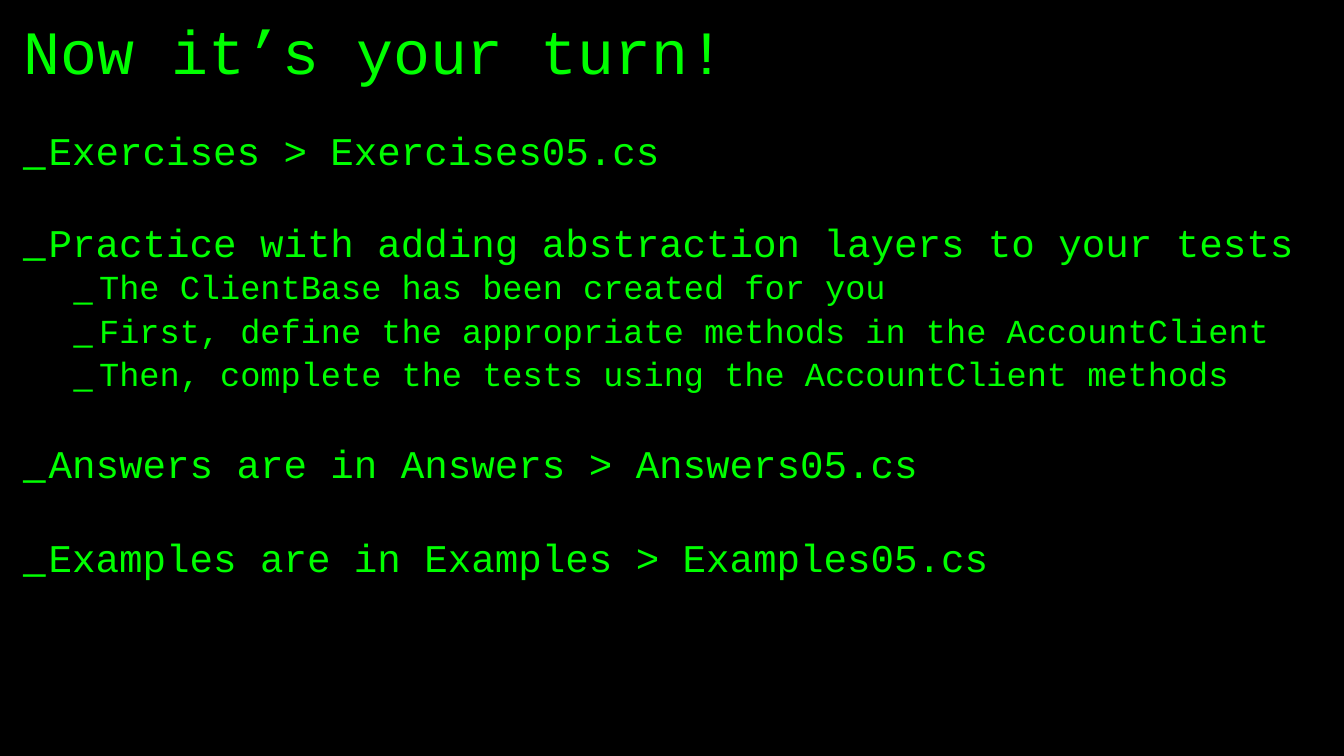
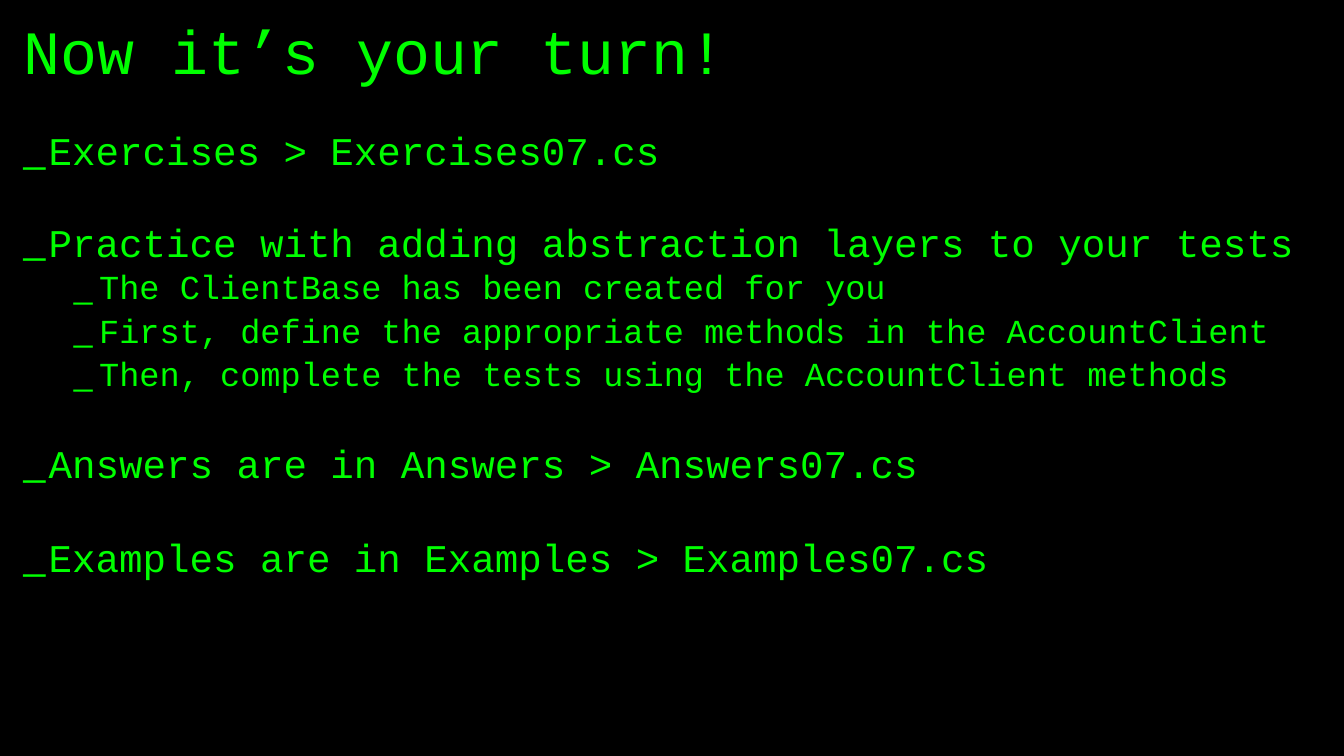
Before and after one commit to basdijkstra/rest-assured-net-workshop, a slide deck: slide 71 of RestAssuredNetWorkshop.pptx (slide 65 before the commit). Drawn at 1344x756 pixels with LibreOffice and Linux fonts; fonts in the diff are those of the drawing. Boxes give left, top, right and bottom in pixels: in the first picture for what was removed or moved away, otherwise in the second. Text is boxed around its words. In the diff, an @@ line names an element or a change of style, - is before the commit and + after.

```diff
--- a/RestAssuredNetWorkshop.pptx
+++ b/RestAssuredNetWorkshop.pptx
@@ text at [49,137,659,166]: text changed @@
-_ Exercises > Exercises05.cs
+_ Exercises > Exercises07.cs
@@ text at [49,450,988,580]: text changed @@
-_ Answers are in Answers > Answers05.cs
-_ Examples are in Examples > Examples05.cs
+_ Answers are in Answers > Answers07.cs
+_ Examples are in Examples > Examples07.cs
```
Also in this commit, not shown: 17 other slides changed, 12 slides added, 6 slides removed, 2 other files.
